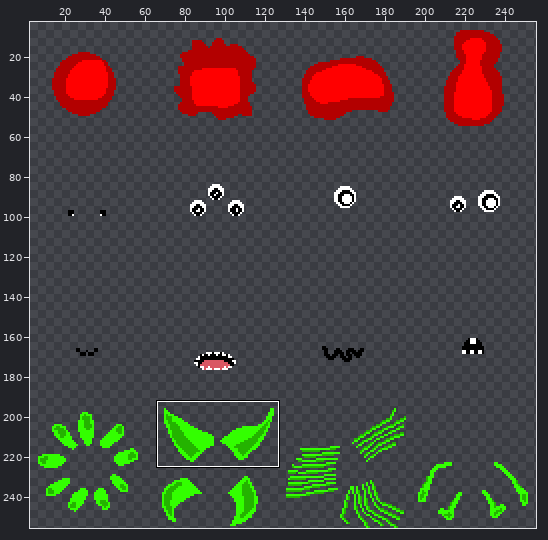
A pixel-art file gets an edit: origdata/Bacteria.aseprite. Above, an overview of the earlier version with the close-up marked.
Close-up. Old version:
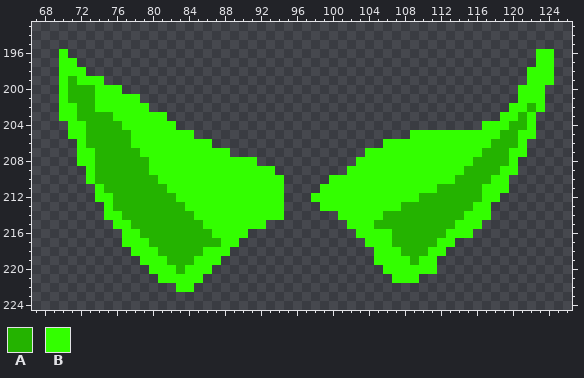
256x256 pixels, 1 frame. Shown: x 67..126, y 193..224. The wide view leaves out empty margins. The commit also changed other parts of the picture, which this record leaves out.
Visible layers, top first: "Mouths", "Eyes", "Deco", "Body", "appendages".
Palette (. is transparent): A #24b300  B #33ff00
Pixels before, first column x 70:
196 B....................................................BB
197 BB...................................................BB
198 BBB.................................................BBB
199 BABBB...............................................BBB
200 BAAABBB............................................BBB.
201 BAAABBBBB..........................................BBB.
202 BBAABBBBBB........................................BBAB.
203 BBAAAABBBBBB.....................................BBAB..
204 .BBAAAABBBBBB..................................BBBAAB..
205 .BBAAAAABBBBBBB........................BBBBBBBBBBAABB..
206 ..BAAAAABBBBBBBBB...................BBBBBBBBBBBBAAAB...
207 ..BBAAAAABBBBBBBBBB...............BBBBBBBBBBBBBAAABB...
208 ..BBAAAAAABBBBBBBBBBBB...........BBBBBBBBBBBBBAAAAB....
209 ...BAAAAAABBBBBBBBBBBBBB........BBBBBBBBBBBBBAAAABB....
210 ...BAAAAAAABBBBBBBBBBBBBB.....BBBBBBBBBBBBBBAAAABB.....
211 ....BAAAAAAABBBBBBBBBBBBB....BBBBBBBBBBBBBAAAAABBB.....
212 ....BBAAAAAAABBBBBBBBBBBB...BBBBBBBBBBBBAAAAAAABB......
213 .....BAAAAAAAABBBBBBBBBBB....BBBBBBBBBAAAAAAAABB.......
214 .....BBAAAAAAAABBBBBBBBBB......BBBBBAAAAAAAAABBB.......
215 ......BBAAAAAAAABBBBBBB.........BBBAAAAAAAAABBB........
216 .......BBAAAAAAAABBBB............BBBBAAAAAABBB.........
217 .......BBBAAAAAAAABB..............BBBAAAAABB...........
218 ........BBBAAAAABBB................BBBAAABB............
219 .........BBBAAABBB.................BBBBABB.............
220 ..........BBBABBB...................BBBBBB.............
221 ...........BBBBB.....................BBB...............
222 .............BB........................................
And afterwards:
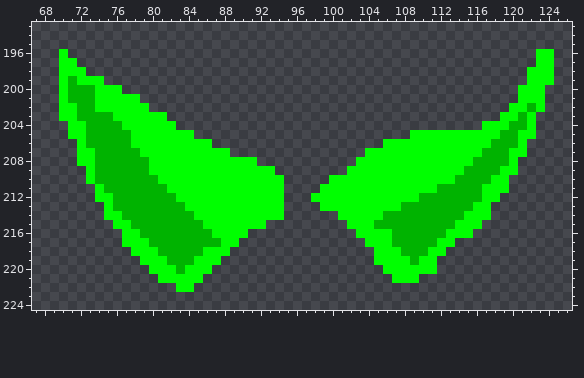
Change:
colour A: #24b300 -> #00b300
colour B: #33ff00 -> #00ff00
Boxes around the changes in both close-ups, in picture pixels (x1, y1, x2, y2):
changed: (59, 49, 554, 292)
